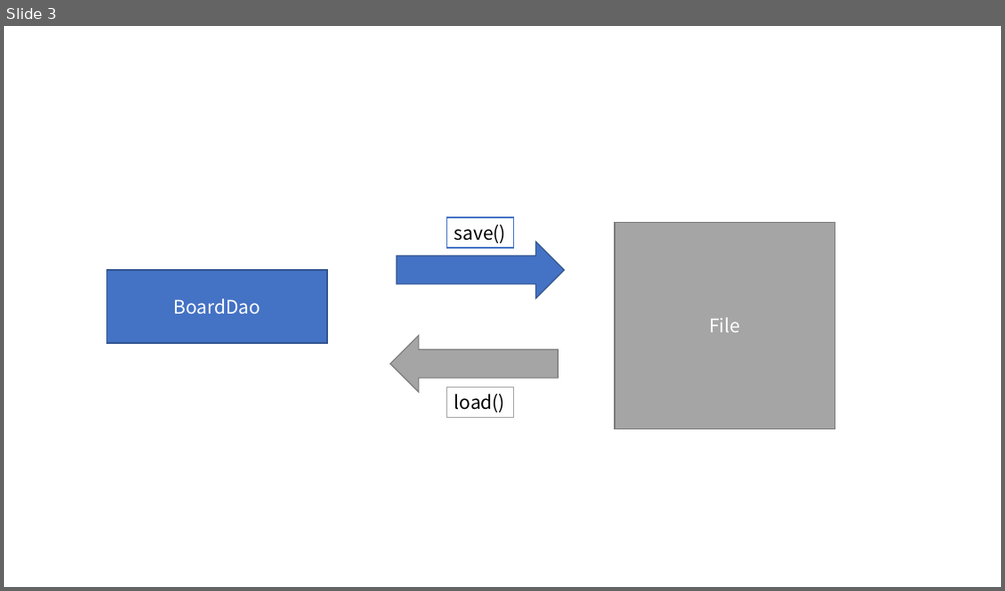
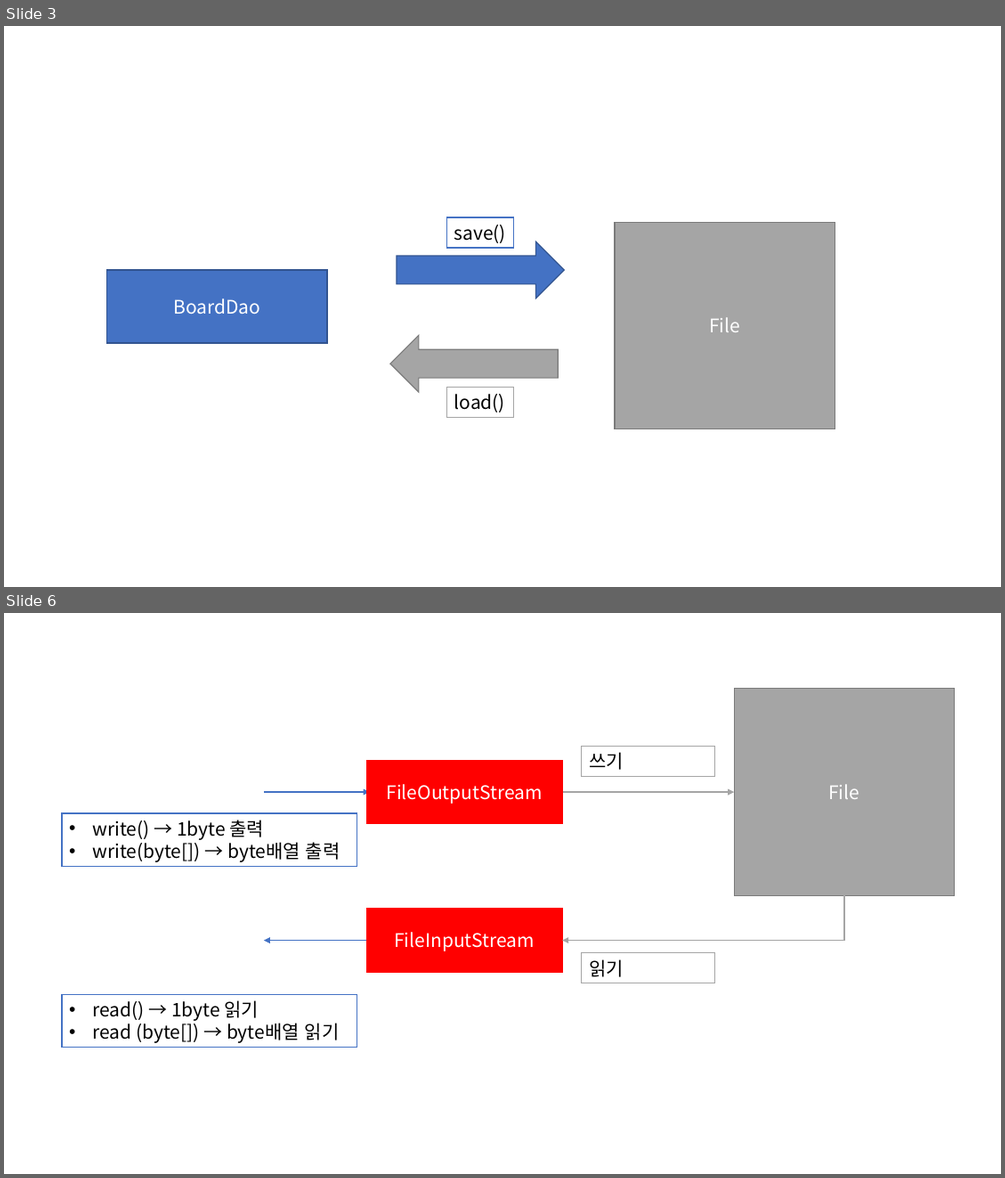
Before and after one commit to Dingadung/2022-study-workspace, a slide deck: study-note/자바/2022-08-06 내용정리.pptx. Shown one above the other, each under a label of ours: slide 3 before the commit, slides 3 and 6 after it; the slides between them are not shown. The pictures are 1005x591 and 1005x1178 pixels, drawn with LibreOffice and Linux fonts; fonts in the diff are those of the drawing. Boxes give left, top, right and bottom in pixels: in the first picture for what was removed or moved away, otherwise in the second. Text is boxed around its words. In the diff, an @@ line names an element or a change of style, - is before the commit and + after.

```diff
--- a/study-note/자바/2022-08-06 내용정리.pptx
+++ b/study-note/자바/2022-08-06 내용정리.pptx
@@ slide 6 added at (4, 613, 1001, 1174), background #FFFFFF @@
@@ rectangle added at (734, 689, 954, 896), fill #A5A5A5, outline #7A7A7A 1 pt, 18 pt, text #FFFFFF @@
+File
@@ rectangle added at (367, 761, 563, 824), fill #FF0000, outline #FF0000 1 pt, 18 pt, text #FFFFFF @@
+FileOutputStream
@@ rectangle added at (582, 747, 714, 776), fill #FFFFFF, outline #A5A5A5 1 pt, 18 pt, text #000000 @@
+쓰기
@@ arrow added from (264, 792) to (370, 792), #4472C4 1.5 pt @@
@@ arrow added from (563, 792) to (734, 792), #A5A5A5 1.5 pt @@
@@ rectangle added at (62, 813, 357, 867), fill #FFFFFF, outline #4472C4 1 pt, 18 pt, text #000000 @@
+• write() → 1byte 출력
+• write(byte[]) → byte배열 출력
@@ elbow arrow added from (844, 896) to (563, 941), #A5A5A5 1.5 pt @@
@@ rectangle added at (367, 908, 563, 972), fill #FF0000, outline #FF0000 1 pt, 18 pt, text #FFFFFF @@
+FileInputStream
@@ arrow added from (367, 941) to (264, 941), #4472C4 1.5 pt @@
@@ rectangle added at (582, 953, 714, 983), fill #FFFFFF, outline #A5A5A5 1 pt, 18 pt, text #000000 @@
+읽기
@@ rectangle added at (62, 995, 357, 1047), fill #FFFFFF, outline #4472C4 1 pt, 18 pt, text #000000 @@
+• read() → 1byte 읽기
+• read (byte[]) → byte배열 읽기
```
Also in this commit, not shown: 4 other slides added, 8 other files.
